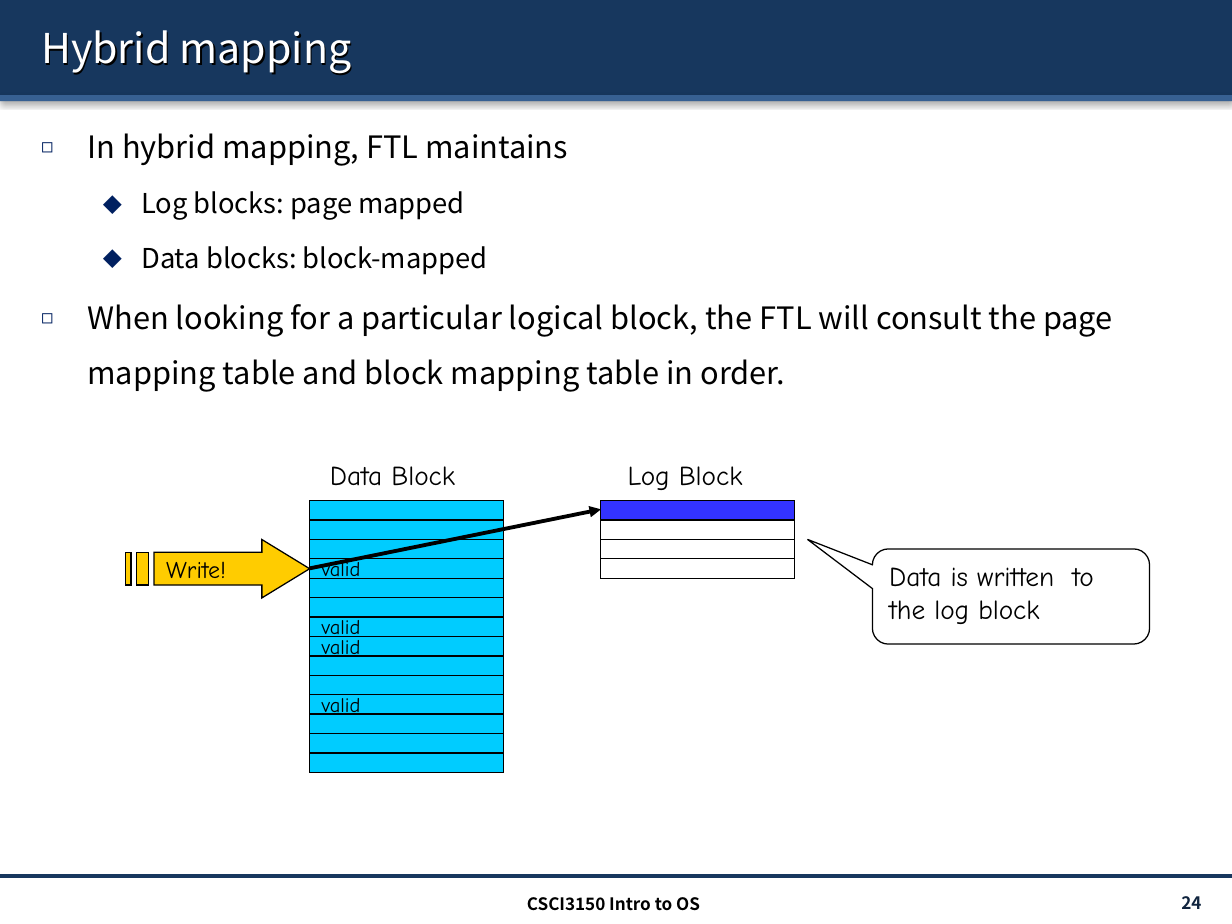
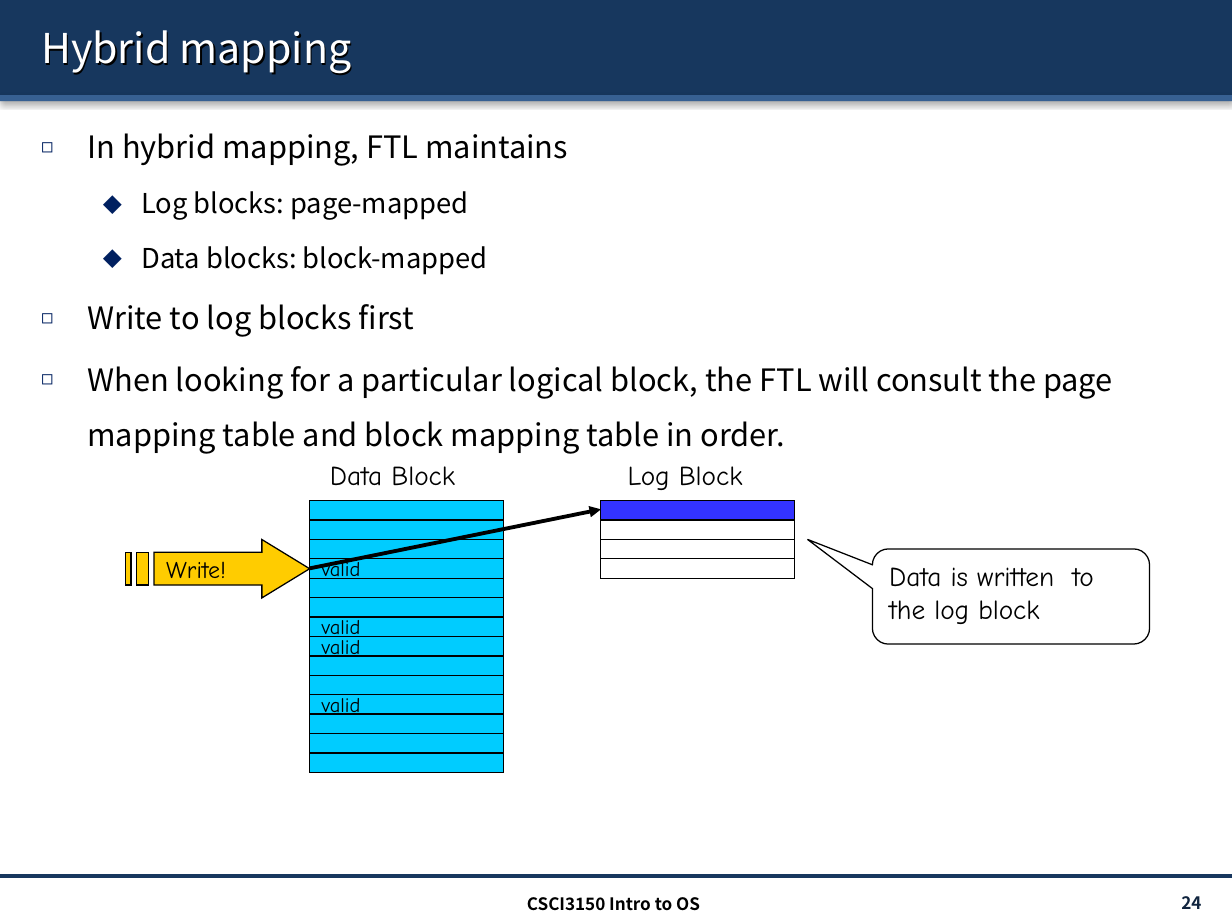
Before and after one commit to henryhxu/CSCI3150, a slide deck: slide 24 of lecture/lec16_ssd.pptx. Drawn at 1232x924 pixels with LibreOffice and Linux fonts; fonts in the diff are those of the drawing. Boxes give left, top, right and bottom in pixels: in the first picture for what was removed or moved away, otherwise in the second. Text is boxed around its words. In the diff, an @@ line names an element or a change of style, - is before the commit and + after.

```diff
--- a/lecture/lec16_ssd.pptx
+++ b/lecture/lec16_ssd.pptx
@@ text at (141, 191, 468, 220): text changed @@
-  ⬥ Log blocks: page mapped
+  ⬥ Log blocks: page-mapped
@@ text at (87, 304, 415, 337): paragraph added @@
+◻ Write to log blocks first
```
Also in this commit, not shown: 7 other slides changed.
